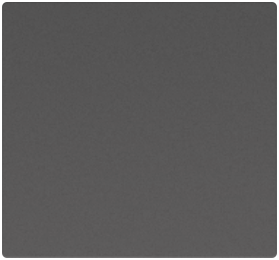
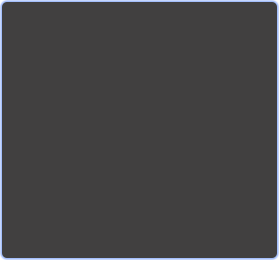
Comparing the layer stacks of the two (279, 260) images. Changes:
added layer "Glow" above "ScrollArea" over [2, 2, 277, 258]
hid "Bk" (2nd of 2, in "ScrollArea") over [2, 2, 277, 258]
